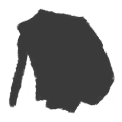
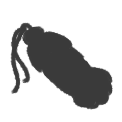
Layer changes from the first w=122, h=122 image to the second:
added group "Copiar de armadilha" with 6 layers above "armadilha" over [8, 8, 116, 114]
added layer "Pintar camada 24" (1st of 3, in "Copiar de armadilha") in group "Copiar de armadilha" over [8, 8, 116, 114]
added layer "Pintar camada 28" in group "Copiar de armadilha" over [8, 8, 116, 114]
added layer "pitura" (1st of 8, in "Copiar de armadilha") in group "Copiar de armadilha" over [8, 8, 116, 114]
hid group "armadilha" (4 layers) over [8, 8, 116, 114]
hid "Pintar camada 24" (2nd of 3, in "armadilha"), painted on it over [8, 8, 116, 114]
